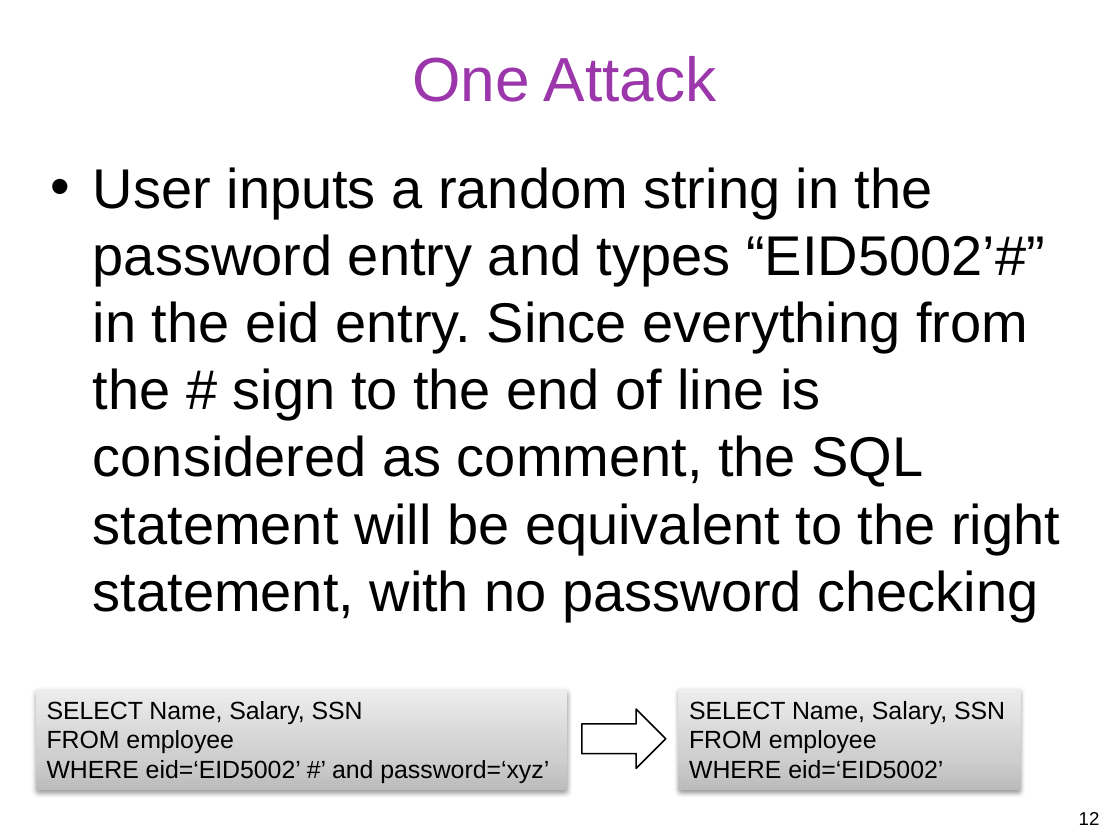
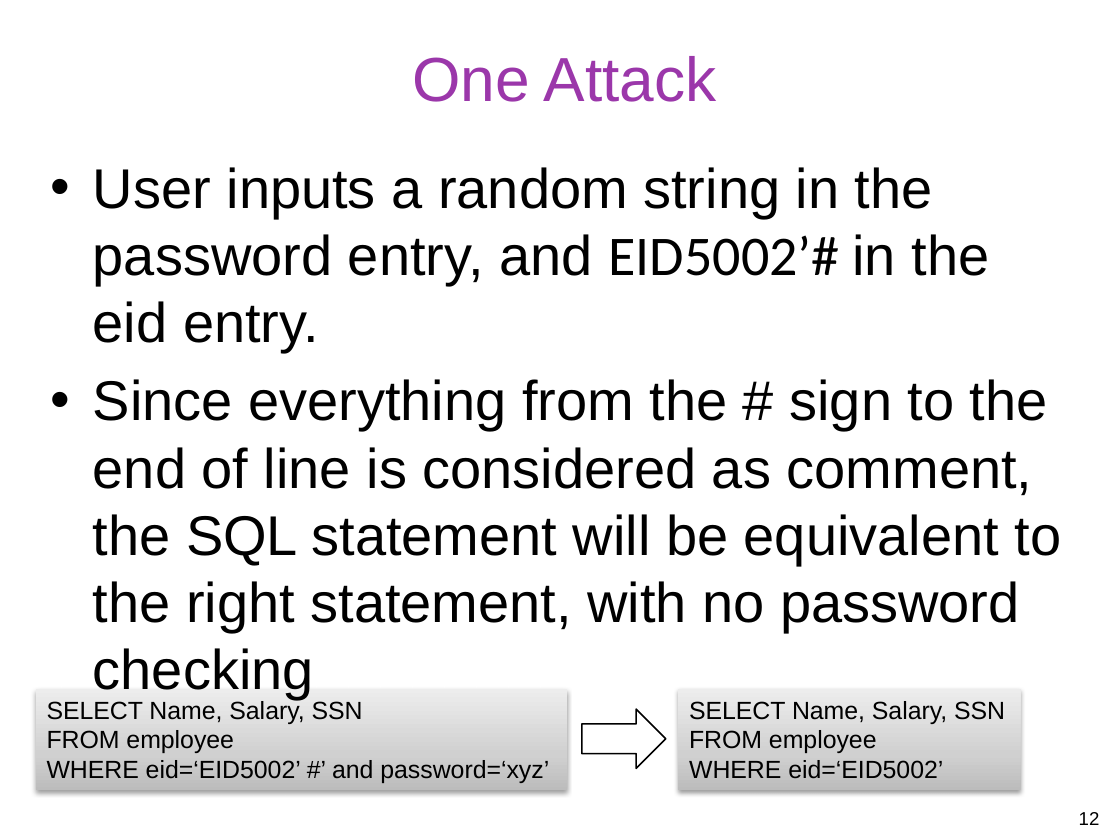
Before and after one commit to gulaoshi/gu.github.io, a slide deck: slide 12 of InfoSec/PPTs/L6-CH05-Database Security.pptx. Drawn at 1120x840 pixels with LibreOffice and Linux fonts; fonts in the diff are those of the drawing. Boxes give left, top, right and bottom in pixels: in the first picture for what was removed or moved away, otherwise in the second. Text is boxed around its words. In the diff, an @@ line names an element or a change of style, - is before the commit and + after.

```diff
--- a/InfoSec/PPTs/L6-CH05-Database Security.pptx
+++ b/InfoSec/PPTs/L6-CH05-Database Security.pptx
@@ text at box(93, 167, 1062, 699): text changed @@
-• User inputs a random string in the password entry and types “EID5002’#” in the eid entry. Since everything from the # sign to the end of line is considered as comment, the SQL statement will be equivalent to the right statement, with no password checking
+• User inputs a random string in the password entry, and EID5002’# in the eid entry.
+• Since everything from the # sign to the end of line is considered as comment, the SQL statement will be equivalent to the right statement, with no password checking
```
Also in this commit, not shown: 14 other slides changed, 3 other files.
